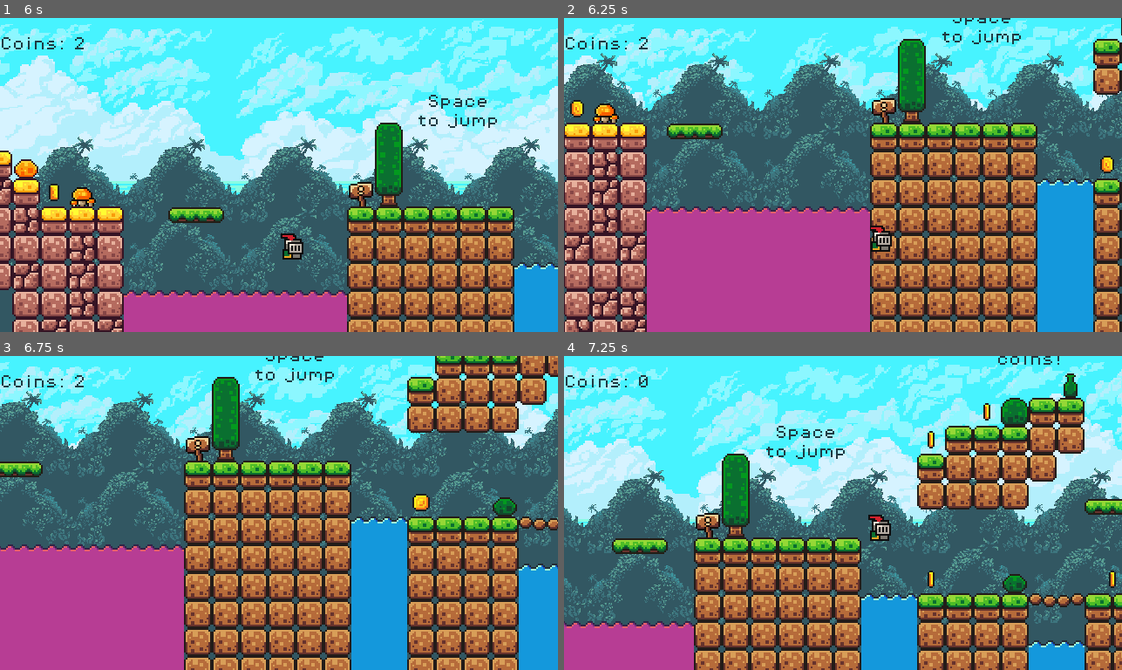
Above: before the commit, frames 1-4 (two rows, left to right).
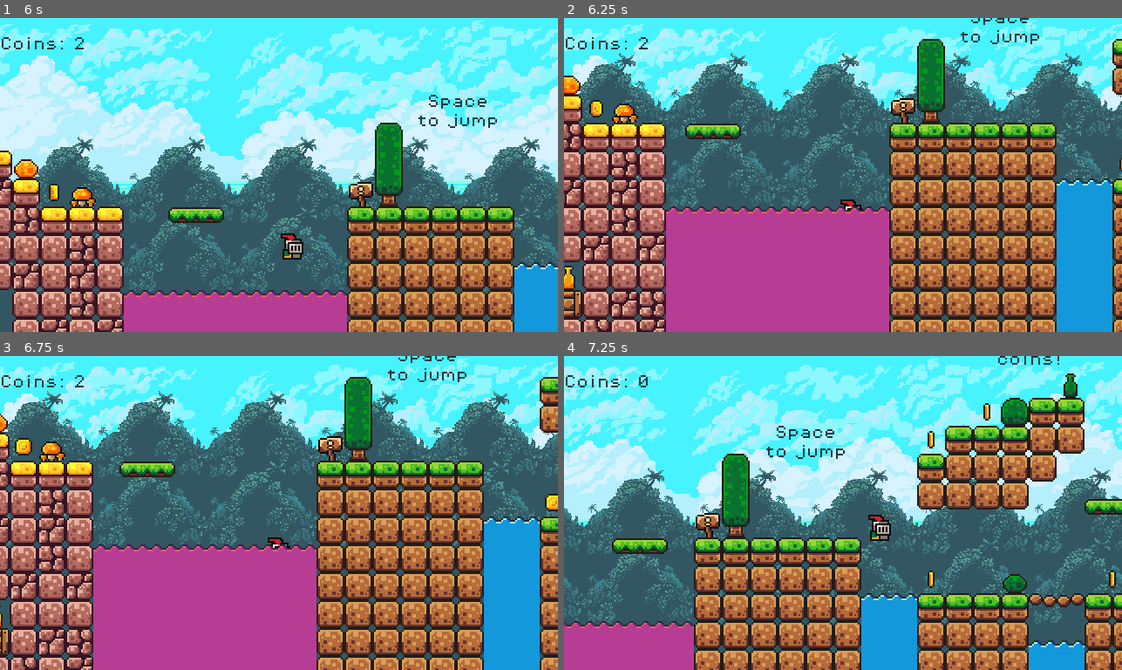
Above: after the commit, the same moments.

Repository: Bwgga/Overleaf
Game: Godot game, scene res://scenes/main_page.tscn
Same seed, same stepped clock (60 frames per second), same inputs: the game is played once before the commit and once after it.
Inputs:
- Up to frame 1 (6 s): click "Play" at 0.5 s; click "Demo" at 1.25 s; hold Right (move_right) 2.03-3.53 s; tap Space (jump) at 2.1, 2.27, 2.57, 2.85, 3.02, 3.32, 3.6, 4.35, 4.52, 4.82, 5.1, 5.27, 5.57, 5.85 s; hold Left (move_left) 3.53-5.78 s; hold Right (move_right) from 5.78 s (still down)
- Up to frame 2 (6.25 s): keep holding Right (move_right); tap Space (jump) at 6.02 s
- Up to frame 3 (6.75 s): keep holding Right (move_right); tap Space (jump) at 6.32, 6.6 s
- Up to frame 4 (7.25 s): keep holding Right (move_right)

Frame 1 is identical in both runs. In frame 2, 49% of the frame differs, in the area x 0-100%, y 0-100%; in frame 3, 73%; in frame 4, nothing differs.

Commit message:
blocked input when killzone entered

Diff:
--- a/scenes/demo_lvl.tscn
+++ b/scenes/demo_lvl.tscn
@@ -264,3 +264,5 @@
 [node name="Stats" parent="UI" index="0"]
 text = "
 Coins: 0"
+
+[connection signal="body_entered" from="Killzone" to="Player" method="_on_killzone_body_entered"]
--- a/scripts/player.gd
+++ b/scripts/player.gd
@@ -1,5 +1,4 @@
 extends CharacterBody2D
-
 
 const SPEED = 150.0
 const JUMP_VELOCITY = -300.0
@@ -11,46 +10,54 @@
 
 var last_dir : int
 
+var has_died : bool = false
+
 func _physics_process(delta):
 	# Add the gravity
 	if not is_on_floor():
 		velocity.y += gravity * delta
 
 	# Handle jump.
-	if Input.is_action_just_pressed("jump") and is_on_floor():
-		velocity.y = JUMP_VELOCITY
+	if not has_died:
+		if Input.is_action_just_pressed("jump") and is_on_floor():
+			velocity.y = JUMP_VELOCITY
 
-	# Get the direction from input (-1, 0, 1)
-	var direction = Input.get_axis("move_left", "move_right")
+		# Get the direction from input (-1, 0, 1)
+		var direction = Input.get_axis("move_left", "move_right")
 
-	# play animations
-	if not is_on_floor():
-			animated_sprite.play("jump")
-	else:
-		if direction == 0:
-			animated_sprite.play("idle")
+		# play animations
+		if not is_on_floor():
+				animated_sprite.play("jump")
 		else:
-			animated_sprite.play("run")
+			if direction == 0:
+				animated_sprite.play("idle")
+			else:
+				animated_sprite.play("run")
 
 
-	# check for which direction and flip animations
-	if direction > 0:
-		animated_sprite.flip_h = false
-		last_dir = 1
-	elif direction < 0:
-		animated_sprite.flip_h = true
-		last_dir = -1
-	else:
-		if last_dir > 0:
+		# check for which direction and flip animations
+		if direction > 0:
 			animated_sprite.flip_h = false
-		elif last_dir < 0:
+			last_dir = 1
+		elif direction < 0:
 			animated_sprite.flip_h = true
+			last_dir = -1
 		else:
-			animated_sprite.flip_h = false
+			if last_dir > 0:
+				animated_sprite.flip_h = false
+			elif last_dir < 0:
+				animated_sprite.flip_h = true
+			else:
+				animated_sprite.flip_h = false
 
-	if direction:
-		velocity.x = direction * SPEED
-	else:
-		velocity.x = move_toward(velocity.x, 0, SPEED)
+		if direction:
+			velocity.x = direction * SPEED
+		else:
+			velocity.x = move_toward(velocity.x, 0, SPEED)
 
-	move_and_slide()
+		move_and_slide()
+
+
+func _on_killzone_body_entered(body):
+	has_died = true
+	# add death animation (?)
